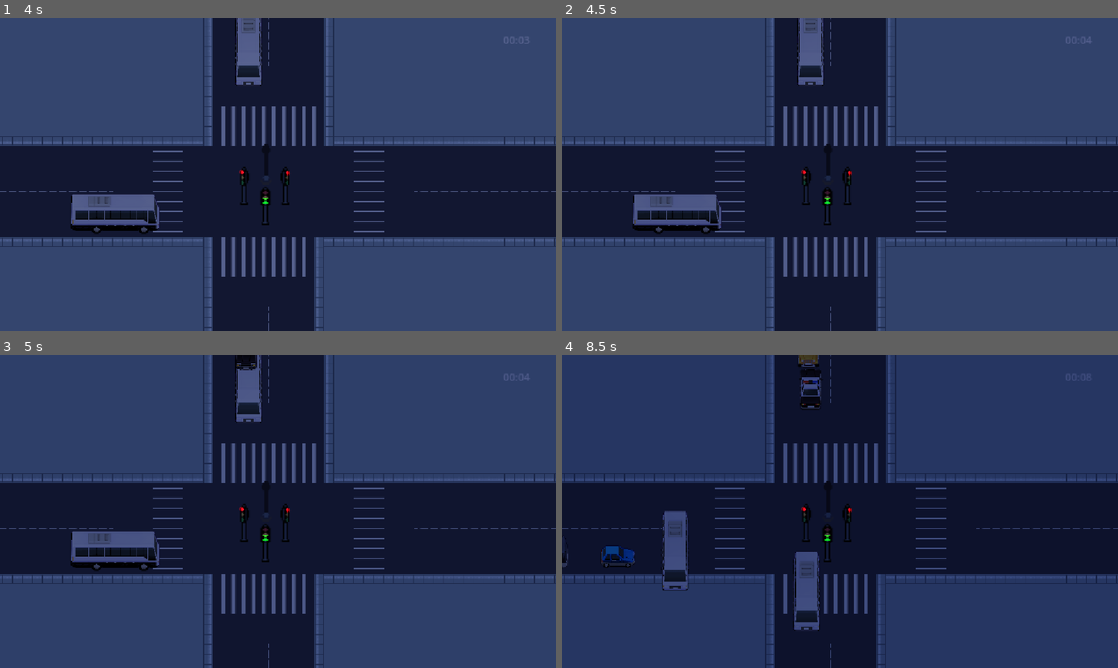
Above: before the commit, frames 1-4 (two rows, left to right).
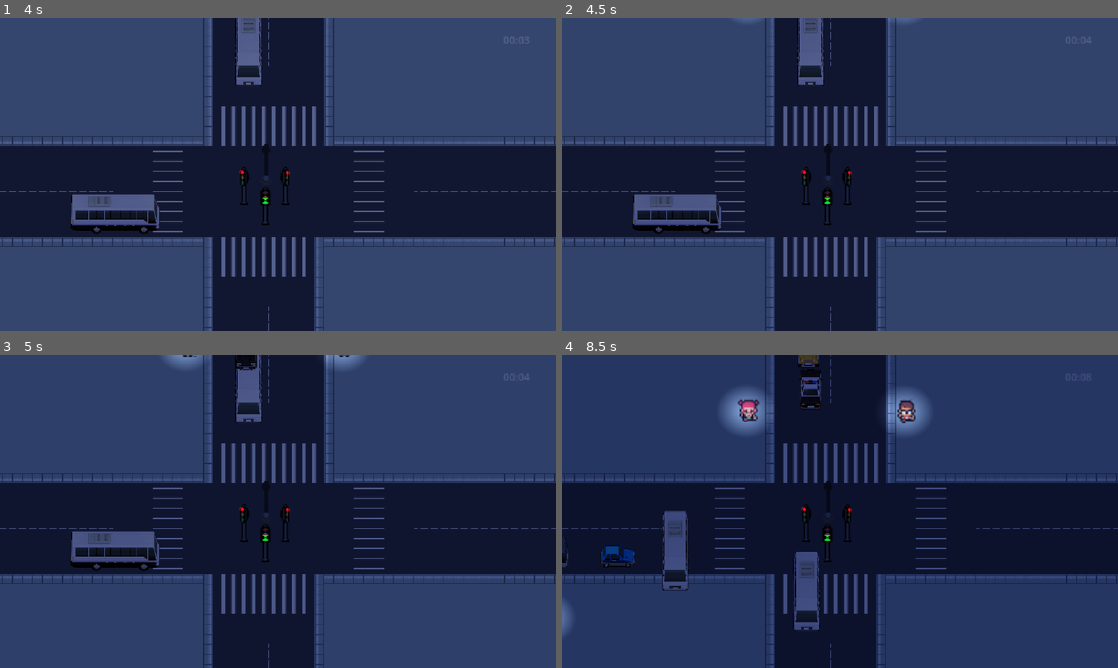
Above: after the commit, the same moments.

Repository: lafgo-fc/game-jam-repoooo
Game: Godot game, scene res://scne/test_one.tscn
The game is run twice, just before and just after one commit, with the same random seed, the same clock (stepped at 60 frames per second) and the same inputs.
Inputs:
- Up to frame 1 (4 s): tap Enter (ui_accept) at 0.5, 0.77, 1.52, 3.02, 3.77 s; hold R (traffic control right and left) from 0.53 s (still down)
- Up to frame 2 (4.5 s): keep holding R (traffic control right and left)
- Up to frame 3 (5 s): keep holding R (traffic control right and left); tap Enter (ui_accept) at 4.52 s
- Up to frame 4 (8.5 s): keep holding R (traffic control right and left); tap Enter (ui_accept) at 6.02, 6.77, 7.52 s

Frame 1 is identical in both runs. In frame 2, less than 0.1% of the frame differs, in the area x 31-64%, y 0-2%; in frame 3, 0.4%; in frame 4, 2.0%, in the area x 0-66%, y 10-90%.
Error before the commit: Invalid assignment of property or key 'npc_id' with value of type 'int' on a base object of type 'CharacterBody2D (pedestians.gd)'. (res://scne/npc_spawner.gd:…

Commit message:
fixed the npc_id assign issue

Diff:
--- a/scne/pedestians.gd
+++ b/scne/pedestians.gd
@@ -35,7 +35,7 @@
 
 const SPEED = 30.0
 
-
+@export var npc_id : int = 0
 func _ready():
 	add_to_group("npc")
 	npc_list = [npc_1,npc_2,npc_3,npc_4,npc_5,npc_6]
